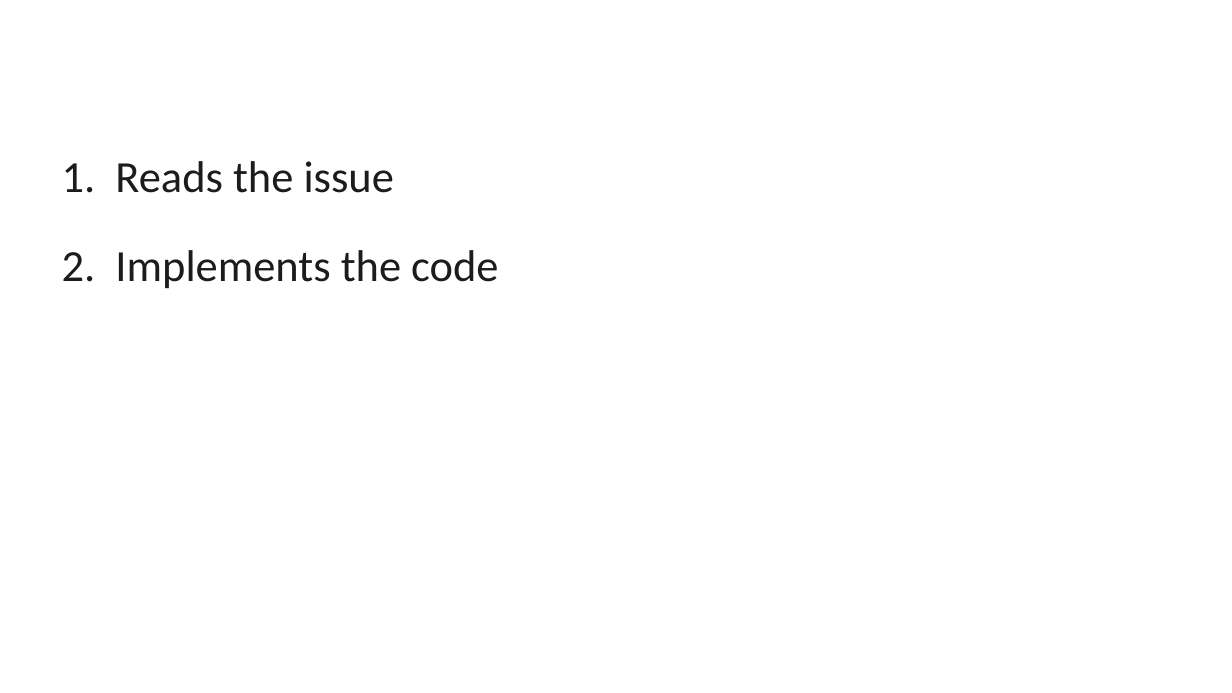
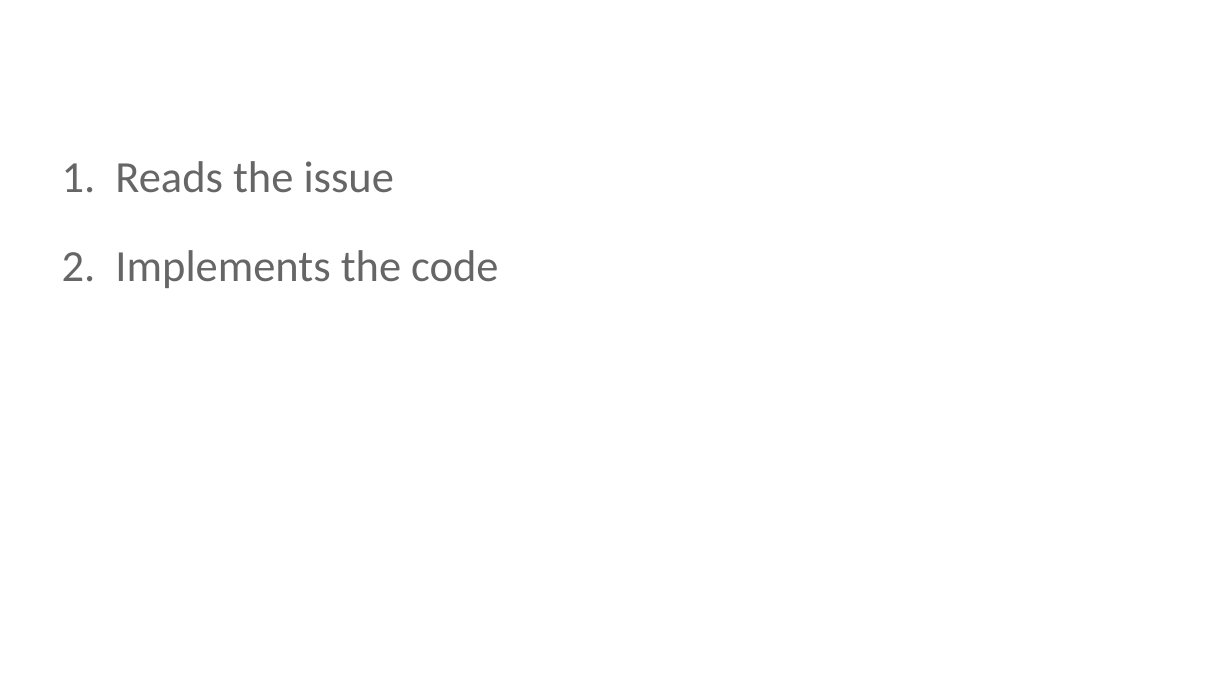
Before and after one commit to smsilva/wasp-agent, a slide deck: slide 16 of docs/presentations/2026-06-15-jira-coding-agent.pptx. Drawn at 1232x693 pixels with LibreOffice and Linux fonts; fonts in the diff are those of the drawing; background and template pictures are left out. Boxes give left, top, right and bottom in pixels: in the first picture for what was removed or moved away, otherwise in the second. Text is boxed around its words. In the diff, an @@ line names an element or a change of style, - is before the commit and + after.

```diff
--- a/docs/presentations/2026-06-15-jira-coding-agent.pptx
+++ b/docs/presentations/2026-06-15-jira-coding-agent.pptx
@@ text "1. Reads the issue" at box(62, 161, 394, 193): text colour #1C1C1C to #666666 @@
@@ text "2. Implements the code" at box(62, 250, 498, 288): text colour #1C1C1C to #666666 @@
```
Also in this commit, not shown: 19 other slides changed.
